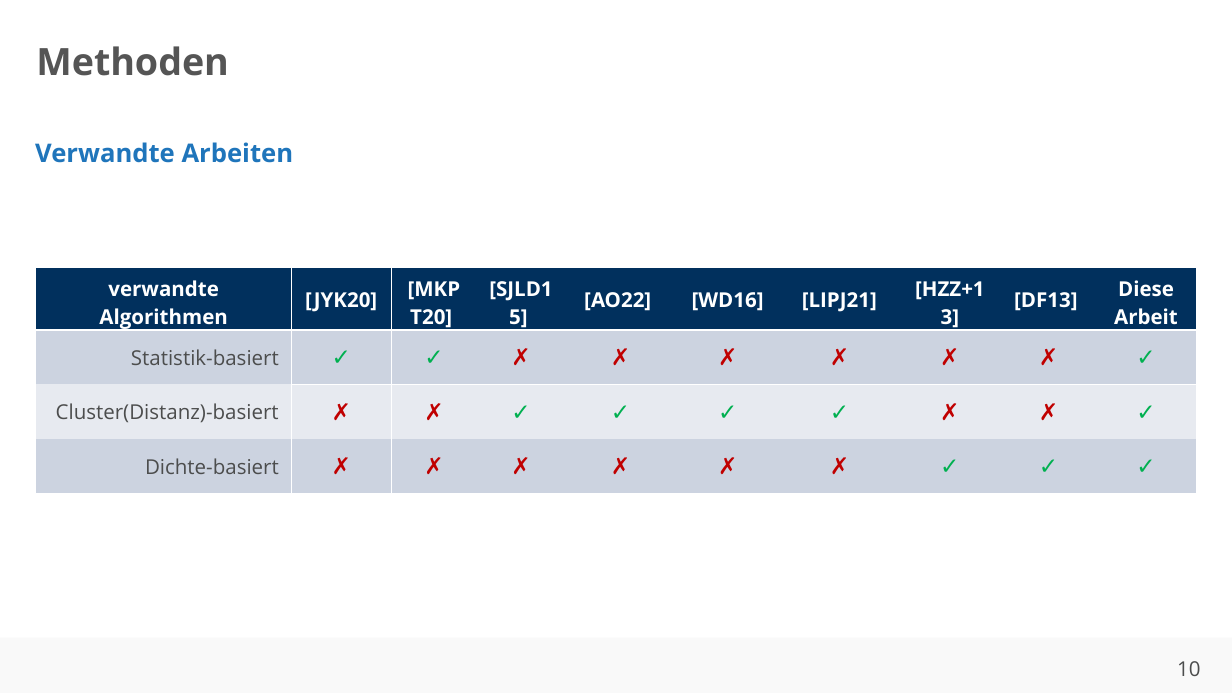
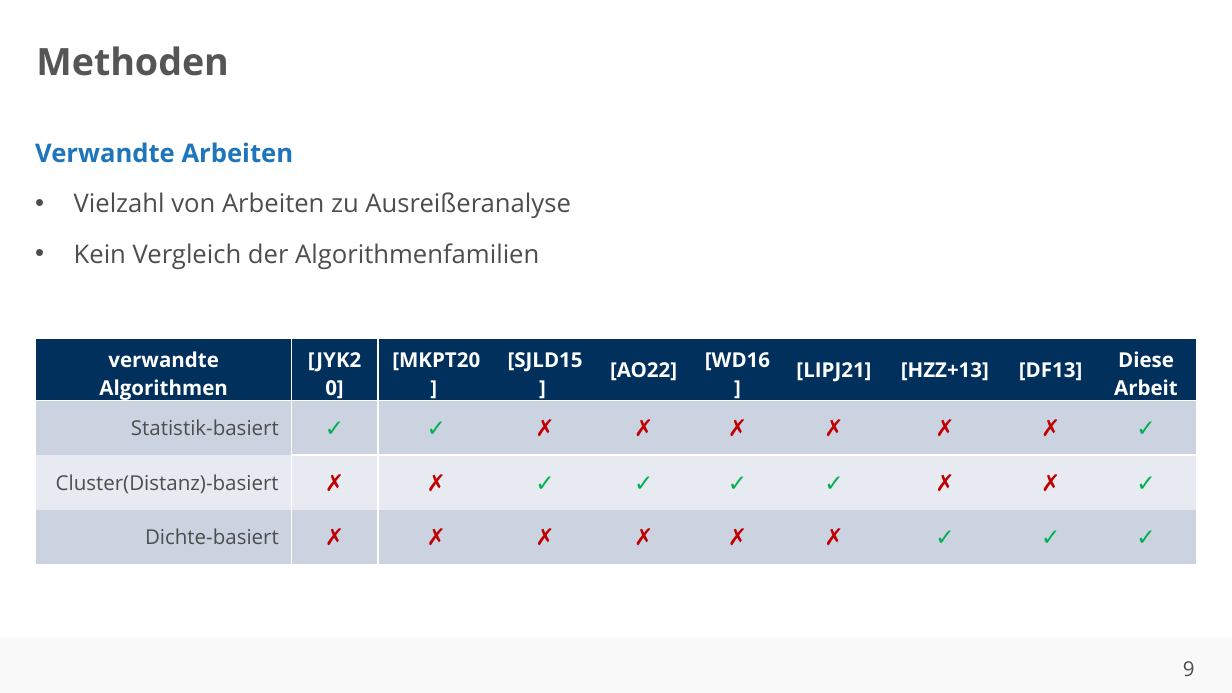
Before and after one commit to ahndavin/Abschlussarbeit_Bachelor, a slide deck: slide 9 of Kolloquium/Kolloquium.pptx (slide 10 before the commit). Drawn at 1232x693 pixels with LibreOffice and Linux fonts; fonts in the diff are those of the drawing; background and template pictures are left out. Boxes give left, top, right and bottom in pixels: in the first picture for what was removed or moved away, otherwise in the second. Text is boxed around its words. In the diff, an @@ line names an element or a change of style, - is before the commit and + after.

```diff
--- a/Kolloquium/Kolloquium.pptx
+++ b/Kolloquium/Kolloquium.pptx
@@ text at [74, 192, 571, 269]: paragraphs added @@
+• Vielzahl von Arbeiten zu Ausreißeranalyse
+• Kein Vergleich der Algorithmenfamilien
@@ table: place and size @@
-table at [36, 269, 1196, 494]
+table at [36, 339, 1194, 564]
@@ page number at [1183, 661, 1195, 676]: text changed @@
-10
+9
```
Also in this commit, not shown: 6 other slides changed, 3 slides added, 1 slide removed.
